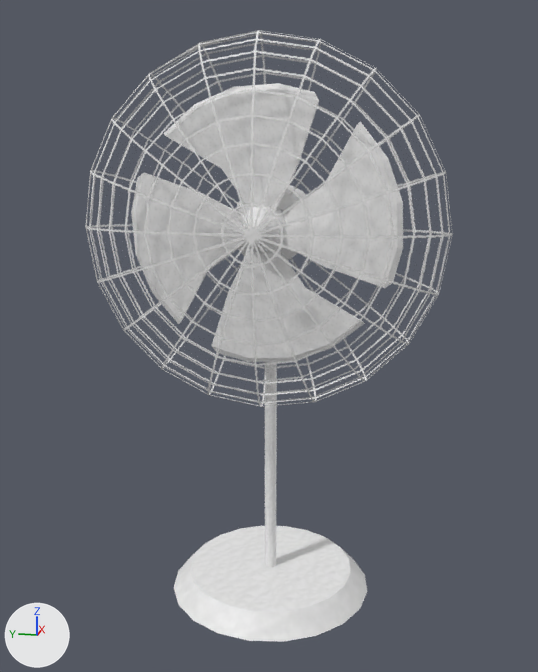
One commit to the FBX model final_P03/fbx files/fan.fbx: the scene before it, then after it.
One viewpoint serves both versions: a 50 mm lens placed at (-0.0684, -0.0135, 0.0436), pointed at (-0.0001, 0.0001, 0.0265). The lights are fixed; the arrows at lower left show +X, +Y and +Z. Where no turn or scale is listed for an object, it has been applied to the vertices.
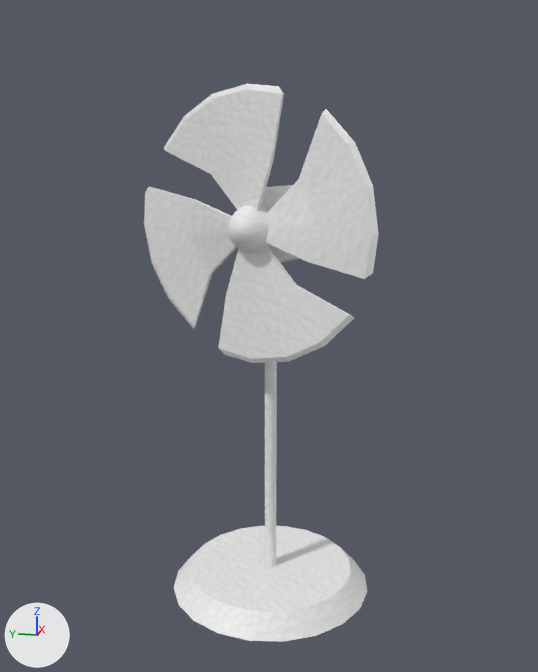
Location of each change, (x1, y1, x2, y2) in pixels of the pictures (538 x 672 px; the box of a moved part takes in the faces that stretch with it):
'pSphere3', reshaped (36% narrower, 9% shorter): before (85, 30, 453, 642); after (144, 84, 379, 642)
part 1 of me_mesh, moved or reshaped: before (237, 185, 307, 260); after (238, 185, 299, 263)
part 2 of me_mesh, rebuilt (36% narrower, 26% shorter): before (85, 30, 453, 407); after (144, 84, 379, 363)
part 3 of me_mesh, deleted: before (131, 83, 403, 362)
part 4 of me_mesh, surface changed: (265, 362, 277, 458) in both

What changed in the scene script:
```text
Change mat_fan_mat:
    remove n3 = _N.new('ShaderNodeTexImage'); n3.name = 'Image Texture.001'
    remove n3.image = img_fantransuv_tga
    where n0 = _N.new('ShaderNodeBsdfPrincipled'); n0.name = 'Principled BSDF'
    remove _L.new(n3.outputs[0], n0.inputs[4])  # 'Color' to 'Alpha'
Change me_mesh:
    used by ob_psphere3; location = (0.0, 0.0, 0.0)
    remove me_mesh.from_pydata(...)  # 898 vertices, 989 faces; spans x -0.0101..0.0101, y -0.0162..0.0162, z 0.0001..0.0532
    add me_mesh.from_pydata(...)  # 516 vertices, 590 faces; spans x -0.0101..0.0101, y -0.0103..0.0128, z 0.0001..0.0493
    me_mesh part 1: the loose piece of 70 vertices spanning x -0.0031..0.0058, y -0.0029..0.0029, z 0.0334..0.0406 is turned -20.3 degrees about the z axis through the mesh origin
    me_mesh part 2: the loose piece of 382 vertices spanning x -0.008..-0.0012, y -0.0162..0.0162, z 0.0208..0.0532 is rebuilt with 298 vertices and now spans x -0.0077..0.001, y -0.0103..0.0128, z 0.0247..0.0493
    me_mesh part 3: the loose piece of 298 vertices spanning x -0.0056..-0.0025, y -0.0123..0.0123, z 0.0247..0.0492 is deleted
    me_mesh part 4: 100 kept faces spanning x -0.0101..0.0101, y -0.0101..0.0101, z 0.0001..0.0345 get new texture (UV) coordinates
```
